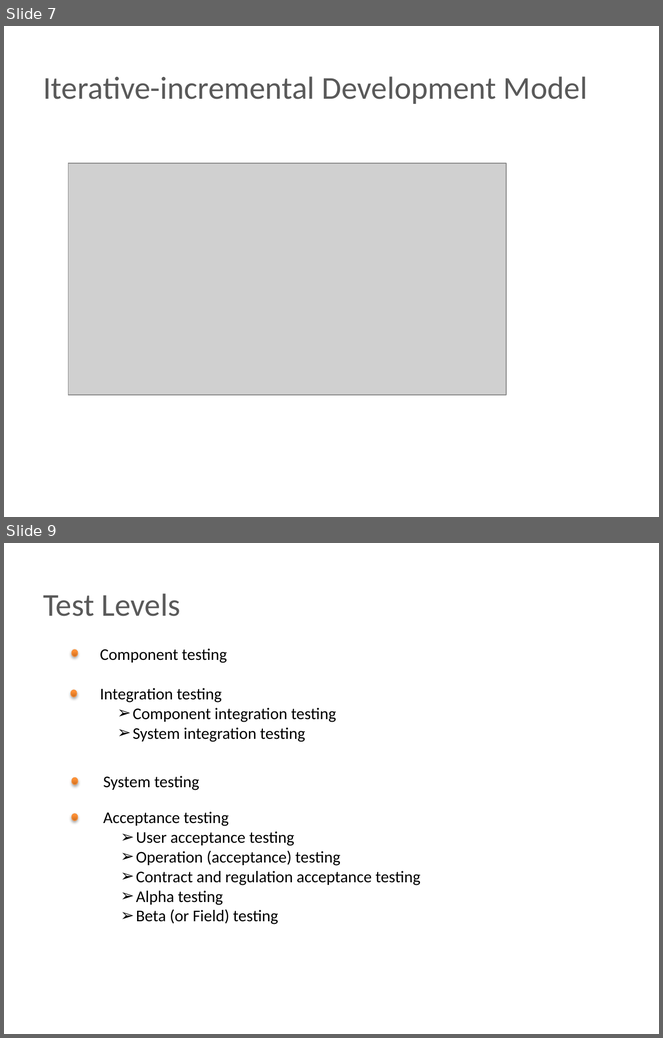
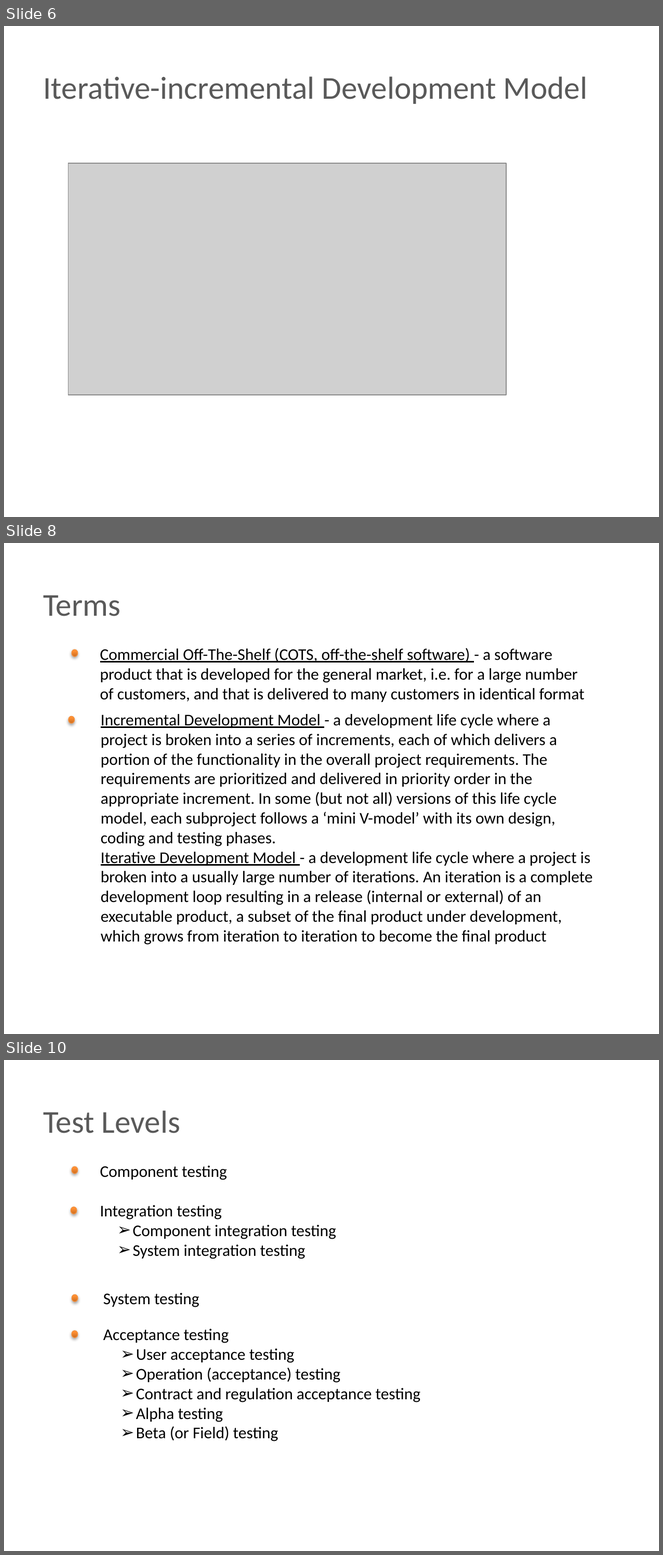
Before and after one commit to BigRacer/swtesting, a slide deck: inna/Занятие 2.pptx. Shown one above the other, each under a label of ours: slides 7 and 9 before the commit, slides 6, 8 and 10 after it; the slides between them are not shown. The pictures are 663x1038 and 663x1555 pixels, drawn with LibreOffice and Linux fonts; fonts in the diff are those of the drawing; grey boxes stand for pictures; background and template pictures are left out. Boxes give left, top, right and bottom in pixels: in the first picture for what was removed or moved away, otherwise in the second. Text is boxed around its words. In the diff, an @@ line names an element or a change of style, - is before the commit and + after.

```diff
--- a/inna/Занятие 2.pptx
+++ b/inna/Занятие 2.pptx
@@ slide 8 added at [4, 543, 659, 1034], background picture (left out) @@
@@ text added at [43, 595, 120, 616], 35 pt, text #595959 @@
+Terms
@@ ellipse added at [72, 650, 77, 657], fill gradient #CC6E20 to #FF9034 to #FF9136, outline #F69240 0.75 pt @@
@@ text added at [100, 648, 585, 702], 18 pt, text #000000 @@
+Commercial Off-The-Shelf (COTS, off-the-shelf software) - a software product that is developed for the general market, i.e. for a large number of customers, and that is delivered to many customers in identical format
@@ text added at [101, 714, 593, 945], 18 pt, text #000000 @@
+Incremental Development Model - a development life cycle where a project is broken into a series of increments, each of which delivers a portion of the functionality in the overall project requirements. The requirements are prioritized and delivered in priority order in the appropriate increment. In some (but not all) versions of this life cycle model, each subproject follows a ‘mini V-model’ with its own design, coding and testing phases.
+Iterative Development Model - a development life cycle where a project is broken into a usually large number of iterations. An iteration is a complete development loop resulting in a release (internal or external) of an executable product, a subset of the final product under development, which grows from iteration to iteration to become the final product
@@ ellipse added at [68, 717, 74, 724], fill gradient #CC6E20 to #FF9034 to #FF9136, outline #F69240 0.75 pt @@
@@ what was slide 7 is now slide 6 @@
@@ what was slide 9 is now slide 10 @@
```
Also in this commit, not shown: 8 slides changed, 1 other slide added, 1 slide removed, 2 other files.
